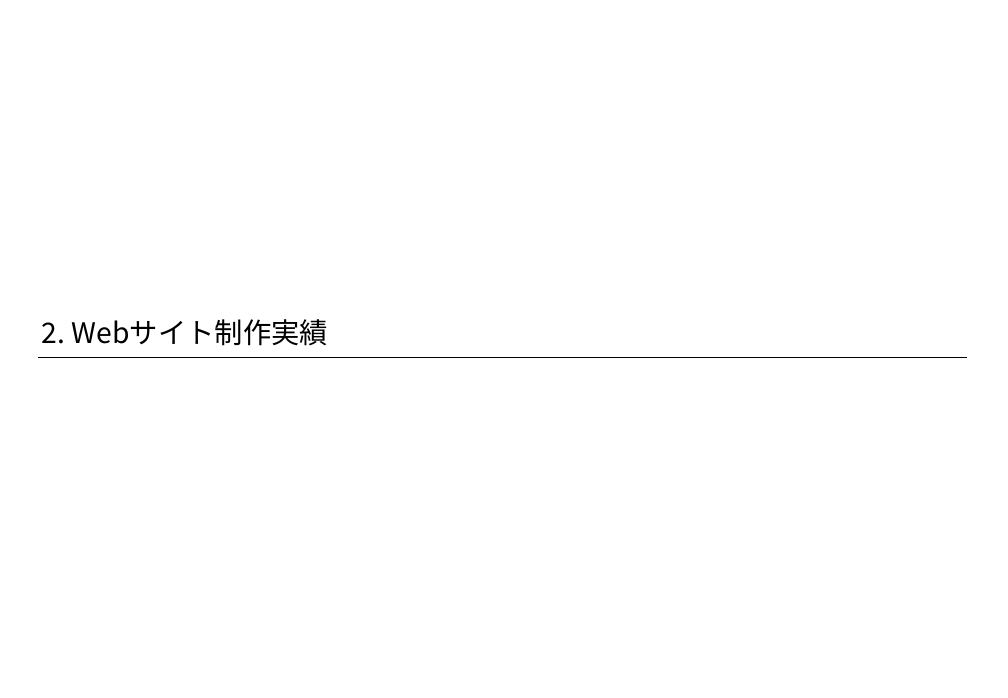
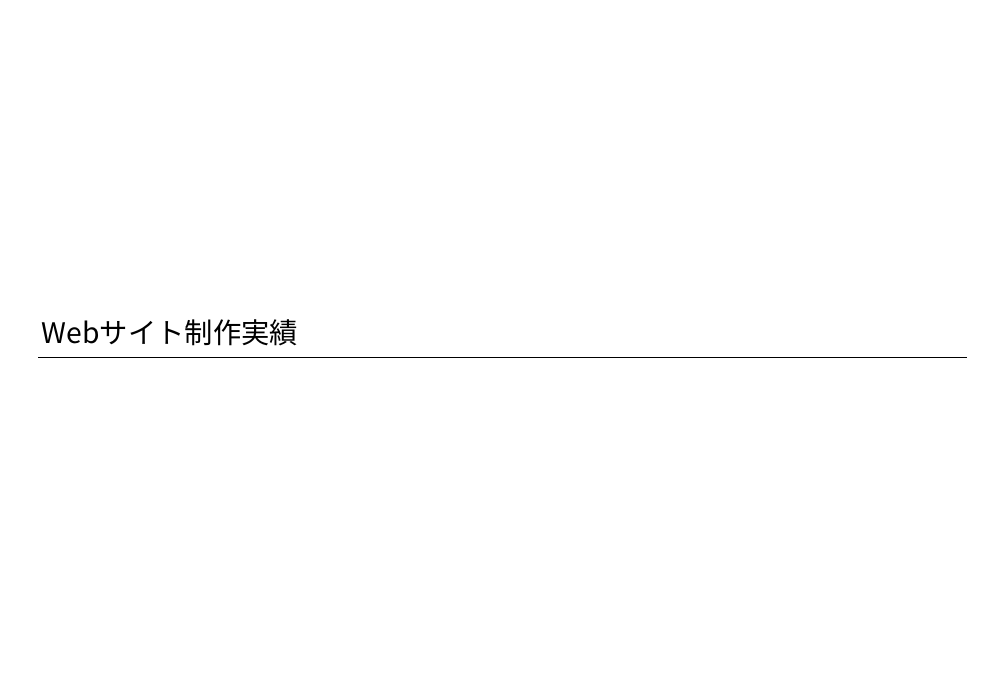
Before and after one commit to anderson0301/portforio, a slide deck: slide 3 of resume/portforio.pptx (slide 8 before the commit). Drawn at 1008x698 pixels with LibreOffice and Linux fonts; fonts in the diff are those of the drawing. Boxes give left, top, right and bottom in pixels: in the first picture for what was removed or moved away, otherwise in the second. Text is boxed around its words. In the diff, an @@ line names an element or a change of style, - is before the commit and + after.

```diff
--- a/resume/portforio.pptx
+++ b/resume/portforio.pptx
@@ title at [42, 319, 299, 346]: text changed @@
-2. Webサイト制作実績
+Webサイト制作実績
```
Also in this commit, not shown: 8 other slides changed, 5 slides removed, 3 other files.
